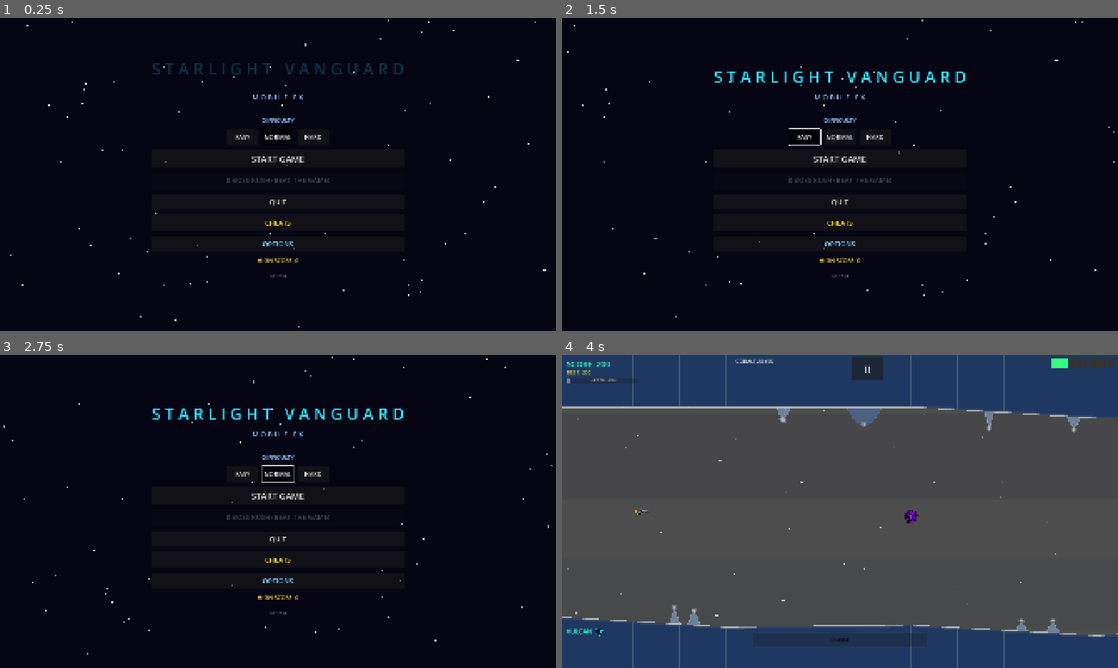
Above: before the commit, frames 1-4 (two rows, left to right).
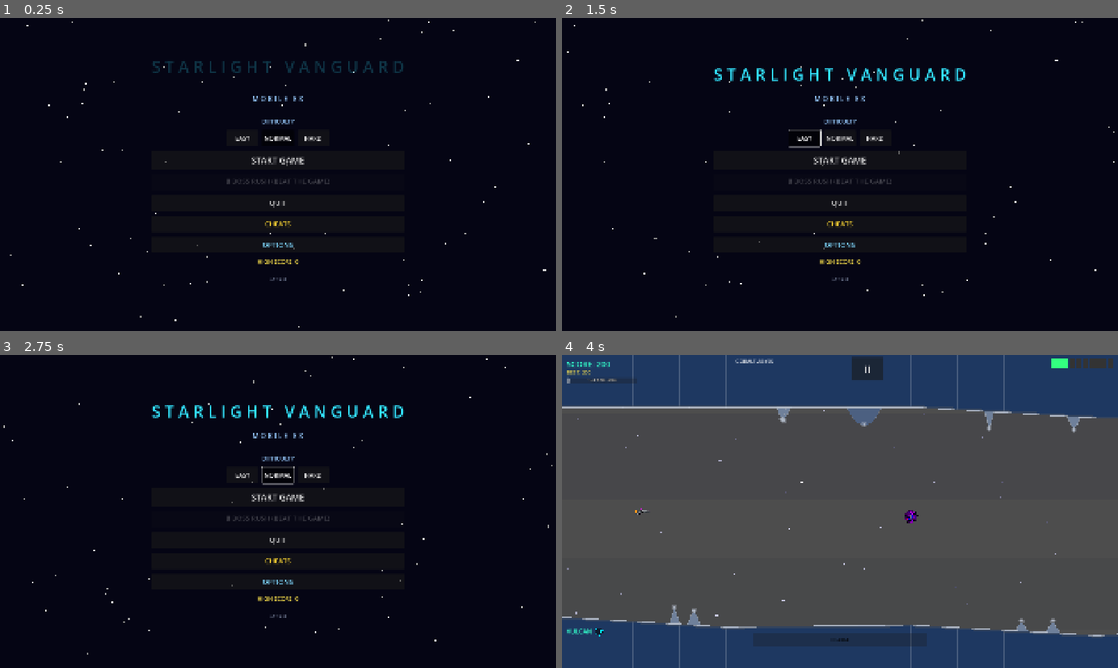
Above: after the commit, the same moments.

Repository: b6-stack/rtype-game
Game: Godot game, scene res://scenes/main_menu/MainMenu.tscn
The game is run twice, just before and just after one commit, with the same random seed, the same clock (stepped at 60 frames per second) and the same inputs.
Inputs:
- Up to frame 1 (0.25 s): no input
- Up to frame 2 (1.5 s): click "EASY" at 0.5 s; click "EASY" at 1.25 s
- Up to frame 3 (2.75 s): click "NORMAL" at 2 s
- Up to frame 4 (4 s): click "NORMAL" at 2.75 s; click "START GAME" at 3.5 s

The runs differ from the first frame. In frame 1, 1.2% of the frame differs, in the area x 27-73%, y 13-84%; in frame 2, 1.6%; in frame 3, 1.7%, in the area x 27-73%, y 16-84%; in frame 4, nothing differs.

Commit message:
Add haptic feedback: full-charge, hit, and death vibrations + options toggle
New GameState.vibrate(duration_ms, amplitude) is the single gate every
haptic pulse goes through -- respects the new vibration_enabled setting
(default ON, persisted) without callers needing to check it themselves.

Three distinct pulses, deliberately differentiated so each reads as its
own event rather than "the phone just buzzed again":
  - Full charge reached: single 70ms/0.55 tick, fired once via an edge
    trigger (_charge_full_vibrated) when charge_level first hits 1.0,
    not every frame it stays there.
  - Taking a hit (costs a life or ends the run): single 90ms/0.7 pulse.
  - Death (_die()): sharp double-buzz, 35ms/1.0 x2 with a 90ms gap --
    a quick "1-2 punch" distinct from both the charge tick and the hit
    pulse, per the explicit request.

Added a VIBRATION toggle to the Options menu (same pattern as the
existing Sound/Fire Density/Keep Weapon toggles), with an immediate
feel-it-now pulse when turned on. Declared android.permission.VIBRATE
in export_presets.cfg -- Godot doesn't auto-add it for the non-gradle
export path, confirmed present in the packaged AndroidManifest.xml
(binary AXML, had to decode as UTF-16LE to grep it).

Verified via integration test: menu toggle flips GameState.vibration_
enabled and updates button text correctly; simulated full-charge tick
sets the one-shot edge-trigger flag; simulated hit runs through
GameState.vibrate() without error. Version bump to 2.14.0.

Co-Authored-By: Claude Sonnet 5 <noreply@anthropic.com>

Diff:
--- a/autoloads/GameState.gd
+++ b/autoloads/GameState.gd
@@ -8,7 +8,7 @@
 
 ## Bump this alongside export_presets.cfg's version/name on every release
 ## so the main menu version label reflects what's actually installed.
-const APP_VERSION := "2.13.0"
+const APP_VERSION := "2.14.0"
 
 signal score_changed(new_score: int)
 signal lives_changed(new_lives: int)
@@ -70,6 +70,9 @@
 const FIRE_DENSITY_MULTIPLIERS: Array[float] = [0.7, 1.0, 1.3]
 var sound_enabled: bool = true
 var enemy_fire_density: int = FireDensity.NORMAL
+## Haptic feedback (full-charge ready, taking a hit, dying) — on by
+## default since it's a meaningful gameplay cue, not just a nicety.
+var vibration_enabled: bool = true
 ## Defaults to false (off) — losing your weapon on death is the existing,
 ## established behavior; this is an opt-in convenience, not a rules change.
 var keep_weapon_on_death: bool = false
@@ -234,6 +237,19 @@
 	keep_weapon_on_death = keep
 	_save()
 
+func set_vibration_enabled(enabled: bool) -> void:
+	vibration_enabled = enabled
+	_save()
+
+## Single gate for every haptic pulse in the game — callers never need to
+## check vibration_enabled themselves. duration_ms/amplitude map straight
+## to Input.vibrate_handheld(); amplitude is ignored pre-Android 26 (the
+## OS just uses a default strength), which is an acceptable degradation.
+func vibrate(duration_ms: int, amplitude: float = -1.0) -> void:
+	if not vibration_enabled:
+		return
+	Input.vibrate_handheld(duration_ms, amplitude)
+
 func unlock_boss_rush() -> void:
 	if boss_rush_unlocked:
 		return
@@ -354,6 +370,7 @@
 	cfg.set_value("data", "sound_enabled", sound_enabled)
 	cfg.set_value("data", "enemy_fire_density", enemy_fire_density)
 	cfg.set_value("data", "keep_weapon_on_death", keep_weapon_on_death)
+	cfg.set_value("data", "vibration_enabled", vibration_enabled)
 	cfg.save("user://save.cfg")
 
 func _load_save() -> void:
@@ -367,3 +384,4 @@
 		sound_enabled = cfg.get_value("data", "sound_enabled", true)
 		enemy_fire_density = clampi(cfg.get_value("data", "enemy_fire_density", FireDensity.NORMAL), FireDensity.LOW, FireDensity.HIGH)
 		keep_weapon_on_death = cfg.get_value("data", "keep_weapon_on_death", false)
+		vibration_enabled = cfg.get_value("data", "vibration_enabled", true)
--- a/scenes/main_menu/MainMenu.gd
+++ b/scenes/main_menu/MainMenu.gd
@@ -24,6 +24,7 @@
 @onready var _options_overlay: Control = $OptionsOverlay
 @onready var _options_close_btn: Button = $OptionsOverlay/Panel/VBox/CloseBtn
 @onready var _sound_btn: Button = $OptionsOverlay/Panel/VBox/SoundBtn
+@onready var _vibration_btn: Button = $OptionsOverlay/Panel/VBox/VibrationBtn
 @onready var _keep_weapon_btn: Button = $OptionsOverlay/Panel/VBox/KeepWeaponBtn
 @onready var _fire_density_buttons: Array[Button] = [
 	$OptionsOverlay/Panel/VBox/FireDensityRow/LowBtn,
@@ -39,12 +40,21 @@
 const VERSION_HOLD_UNLOCK_TIME: float = 5.0
 var _version_holding: bool = false
 var _version_hold_elapsed: float = 0.0
+var _version_release_grace: float = 0.0
 
 ## Hidden trick: hold the game title for this long to unlock Ultra Mode
 ## early, without having to clear Boss Rush first.
 const TITLE_HOLD_UNLOCK_TIME: float = 10.0
 var _title_holding: bool = false
 var _title_hold_elapsed: float = 0.0
+var _title_release_grace: float = 0.0
+
+## A real fingertip can't hold dead-still for 5-10s the way a mouse cursor
+## can — natural jitter briefly nudges the touch outside the label's rect
+## and Godot delivers that as a release, which previously zeroed elapsed
+## progress on the spot. Grace window before a release actually resets
+## the counter, so momentary flicker doesn't erase real progress.
+const HOLD_RELEASE_GRACE_TIME: float = 0.6
 
 func _ready() -> void:
 	AudioManager.play_menu_music()
@@ -72,15 +82,27 @@
 
 func _process(delta: float) -> void:
 	_scroll_stars(delta)
-	if _version_holding and not GameState.is_boss_rush_available():
-		_version_hold_elapsed += delta
+	if not GameState.is_boss_rush_available():
+		if _version_holding:
+			_version_hold_elapsed += delta
+			_version_release_grace = 0.0
+		else:
+			_version_release_grace += delta
+			if _version_release_grace >= HOLD_RELEASE_GRACE_TIME:
+				_version_hold_elapsed = 0.0
 		if _version_hold_elapsed >= VERSION_HOLD_UNLOCK_TIME:
 			_version_holding = false
 			GameState.test_unlock_boss_rush()
 			_setup_boss_rush_button()
 			_flash_unlock_feedback(_version_label)
-	if _title_holding and not GameState.is_ultra_mode_available():
-		_title_hold_elapsed += delta
+	if not GameState.is_ultra_mode_available():
+		if _title_holding:
+			_title_hold_elapsed += delta
+			_title_release_grace = 0.0
+		else:
+			_title_release_grace += delta
+			if _title_release_grace >= HOLD_RELEASE_GRACE_TIME:
+				_title_hold_elapsed = 0.0
 		if _title_hold_elapsed >= TITLE_HOLD_UNLOCK_TIME:
 			_title_holding = false
 			GameState.test_unlock_ultra_mode()
@@ -164,7 +186,6 @@
 	else:
 		return
 	_version_holding = pressed
-	_version_hold_elapsed = 0.0
 
 func _on_title_label_input(event: InputEvent) -> void:
 	if GameState.is_ultra_mode_available():
@@ -177,7 +198,6 @@
 	else:
 		return
 	_title_holding = pressed
-	_title_hold_elapsed = 0.0
 
 # ── Arcade cheats (persistent toggles only — dynamic one-shot cheats
 # like Nuke/Cycle Weapon/+Lives stay pause-menu-only since they need an
@@ -242,6 +262,7 @@
 	_options_open_btn.pressed.connect(_on_options_open_pressed)
 	_options_close_btn.pressed.connect(_on_options_close_pressed)
 	_sound_btn.pressed.connect(_on_sound_toggle_pressed)
+	_vibration_btn.pressed.connect(_on_vibration_toggle_pressed)
 	_keep_weapon_btn.pressed.connect(_on_keep_weapon_toggle_pressed)
 	for i in _fire_density_buttons.size():
 		var btn: Button = _fire_density_buttons[i]
@@ -259,6 +280,14 @@
 	GameState.set_sound_enabled(!GameState.sound_enabled)
 	_update_options_btn_texts()
 
+func _on_vibration_toggle_pressed() -> void:
+	GameState.set_vibration_enabled(!GameState.vibration_enabled)
+	_update_options_btn_texts()
+	if GameState.vibration_enabled:
+		# Immediate feel-it-now confirmation that the toggle actually did
+		# something, same idea as a phone's own vibration-setting preview.
+		GameState.vibrate(60, 0.5)
+
 func _on_keep_weapon_toggle_pressed() -> void:
 	GameState.set_keep_weapon_on_death(!GameState.keep_weapon_on_death)
 	_update_options_btn_texts()
@@ -273,6 +302,13 @@
 	else:
 		_sound_btn.text = "🔇 SOUND: OFF"
 		_sound_btn.modulate = Color(1, 1, 1, 0.6)
+
+	if GameState.vibration_enabled:
+		_vibration_btn.text = "📳 VIBRATION: ON"
+		_vibration_btn.modulate = Color.WHITE
+	else:
+		_vibration_btn.text = "📳 VIBRATION: OFF"
+		_vibration_btn.modulate = Color(1, 1, 1, 0.6)
 
 	if GameState.keep_weapon_on_death:
 		_keep_weapon_btn.text = "KEEP WEAPON ON DEATH: YES"
--- a/scenes/main_menu/MainMenu.tscn
+++ b/scenes/main_menu/MainMenu.tscn
@@ -38,8 +38,10 @@
 
 [node name="TitleLabel" type="Label" parent="Center/VBox"]
 layout_mode = 2
+custom_minimum_size = Vector2(0, 100)
 text = "S T A R L I G H T   V A N G U A R D"
 horizontal_alignment = 1
+vertical_alignment = 1
 theme_override_font_sizes/font_size = 56
 theme_override_colors/font_color = Color(0.2, 0.9, 1.0, 1)
 
@@ -140,7 +142,7 @@
 
 [node name="VersionLabel" type="Label" parent="Center/VBox"]
 layout_mode = 2
-custom_minimum_size = Vector2(0, 48)
+custom_minimum_size = Vector2(260, 64)
 text = "v0.0.0"
 horizontal_alignment = 1
 vertical_alignment = 1
@@ -252,6 +254,12 @@
 custom_minimum_size = Vector2(400, 52)
 theme_override_font_sizes/font_size = 22
 
+[node name="VibrationBtn" type="Button" parent="OptionsOverlay/Panel/VBox"]
+layout_mode = 2
+text = "📳 VIBRATION: ON"
+custom_minimum_size = Vector2(400, 52)
+theme_override_font_sizes/font_size = 22
+
 [node name="FireDensityLabel" type="Label" parent="OptionsOverlay/Panel/VBox"]
 layout_mode = 2
 text = "ENEMY FIRE VOLUME"
--- a/scenes/player/Player.gd
+++ b/scenes/player/Player.gd
@@ -79,6 +79,9 @@
 var _invincibility_timer: float = 0.0
 var _is_charging: bool = false
 var _charge_level: float = 0.0
+## Fires the full-charge haptic pulse once per charge-up, right when
+## _charge_level first reaches 1.0 -- not every frame it stays there.
+var _charge_full_vibrated: bool = false
 var _auto_fire: bool = true
 var _is_dead: bool = false
 
@@ -163,6 +166,9 @@
 		if hud:
 			hud.set_charge(_charge_level)
 			hud.show_charge_bar(true)
+		if _charge_level >= 1.0 and not _charge_full_vibrated:
+			_charge_full_vibrated = true
+			GameState.vibrate(70, 0.55)
 
 	# God Mode & Invincibility handling
 	if GameState.god_mode_enabled:
@@ -221,6 +227,7 @@
 		return
 	_is_charging = true
 	_charge_level = 0.0
+	_charge_full_vibrated = false
 	_auto_fire = false
 	AudioManager.play_charge_sfx()
 	if hud:
@@ -259,6 +266,10 @@
 	GameState.lose_life()
 	hit.emit(GameState.lives)
 	AudioManager.play_hit_sfx()
+	# Distinct from the death pulse below (weaker, single tap here vs a
+	# sharp double-hit on actual death) so a respawn-costing hit doesn't
+	# feel identical to the run actually ending.
+	GameState.vibrate(90, 0.7)
 
 	# Hit spark FX
 	var fx: Node2D = load("res://scenes/effects/ExplosionFX.tscn").instantiate()
@@ -315,6 +326,13 @@
 		_shield_ring.visible = false
 	died.emit()
 	AudioManager.play_explosion_sfx()
+	# Sharp double-buzz, deliberately not just a longer/stronger version of
+	# the single-pulse charge (70ms/0.55) and hit (90ms/0.7) vibrations --
+	# a quick 1-2 punch reads as "the run just ended" rather than "another
+	# normal hit."
+	GameState.vibrate(35, 1.0)
+	await get_tree().create_timer(0.09, false).timeout
+	GameState.vibrate(35, 1.0)
 	var fx: Node2D = load("res://scenes/effects/ExplosionFX.tscn").instantiate()
 	var parent_node: Node = get_parent() if get_parent() else get_tree().current_scene
 	if parent_node:
Not shown, changed: export_presets.cfg
